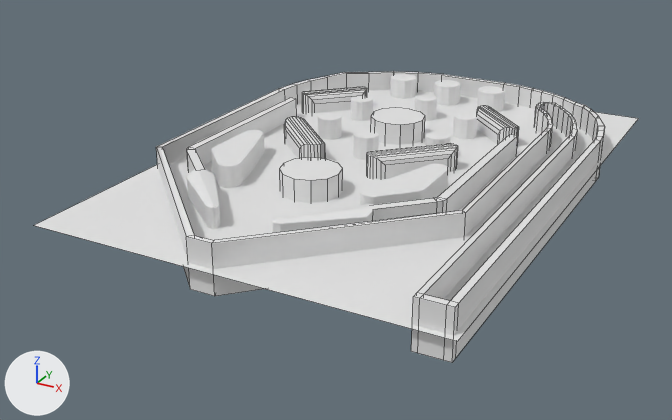
What one commit did to the FBX model Dicey/Assets/_Colliders/pinball.fbx.
One viewpoint serves both versions: a camera (50 mm lens) standing at (40.4, -26.0, 14.9) and looking at (21.9, 7.7, -2.0). The lights are fixed; the arrows at lower left show +X, +Y and +Z. Mesh edges are drawn as thin lines on the coarser meshes. Where no turn or scale is listed for an object, it has been applied to the vertices. Vertices at the same position are counted once.
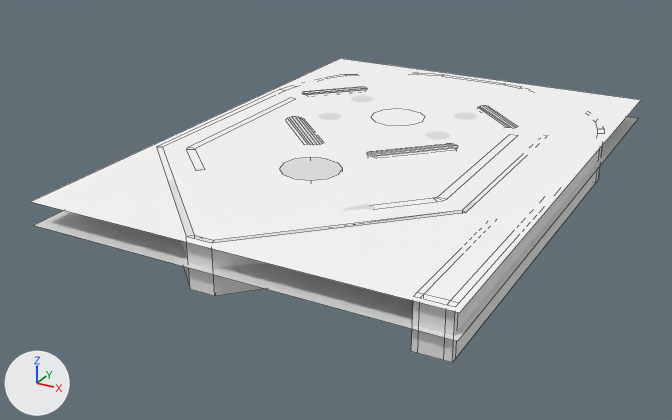
Location of each change, [x1, y1, x2, y2] in pixels of the pictures (672 x 420 px; the box of a moved part takes in the faces that stretch with it):
'Plane.001', added: after [31, 58, 641, 313]
'Cube.001', reshaped: before [156, 71, 605, 362]; after [168, 146, 603, 362]
part 1 of me_cube_001, moved or reshaped: before [417, 83, 605, 357]; after [456, 146, 603, 357]
part 2 of me_cube_001, moved or reshaped (not visible afterwards): before [156, 71, 443, 164]
'Plane', unchanged, covered by the edit: before [34, 90, 639, 341]; after [34, 117, 639, 341]
'Cube.003', unchanged, covered by the edit: before [374, 134, 518, 221]
'Cube.006', unchanged, covered by the edit: before [360, 164, 449, 205]
'Cube.010', unchanged, covered by the edit: before [366, 143, 458, 179]; after [367, 143, 458, 157]

Edits to the bpy script that builds the scene:
```text
Add mat_glassmat:
    mat_glassmat = principled_material('GlassMat')
    mat_glassmat.base_color = (1.0, 1.0, 1.0)  # white #ffffff
Change me_cube_001:
    used by ob_cube_001; location = (14.86, 5.28, -0.05)
    remove me_cube_001.from_pydata(...)  # 203 vertices, 202 faces; spans x -0.1..16.9, y -8.0..16.0, z -1.1..1.1
    add me_cube_001.from_pydata(...)  # 202 vertices, 201 faces; spans x -0.1..16.9, y -8.0..16.0, z -1.4..1.0
    me_cube_001 part 1: 2 vertices moved within x 16.6..16.9, y 9.2, z -1.0; 126 vertices removed from x 10.9..16.9, y 9.0..15.9, z -1.1..1.1; 125 vertices added at x 10.9..16.9, y 9.0..15.9, z -1.4..0.9
    me_cube_001 part 2: 28 vertices removed from x -0.1..5.1, y 9.3..15.7, z -1.1..1.1; 28 vertices added at x -0.1..5.1, y 9.3..15.7, z -1.2..1.0
Add me_plane_001:
    me_plane_001.from_pydata([(-8.7, -12.3, 0.0), (8.7, -12.3, 0.0), (-8.7, 12.3, 0.0), (8.7, 12.3, 0.0)], [], [(0, 1, 3, 2)])
    me_plane_001.materials.append(mat_glassmat)  # white #ffffff
Add ob_plane_001:
    ob_plane_001 = bpy.data.objects.new('Plane.001', me_plane_001)
    ob_plane_001.location = (23.24, 9.34, 0.93)
```
